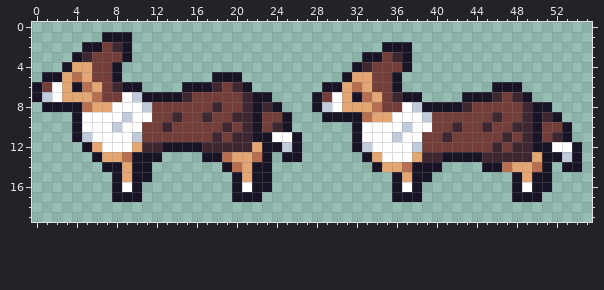
Two states of a pixel-art sprite, Assets/Sprites/Animals/Dog.png. That is the earlier state.
The file is 56x20 pixels.
After the commit:
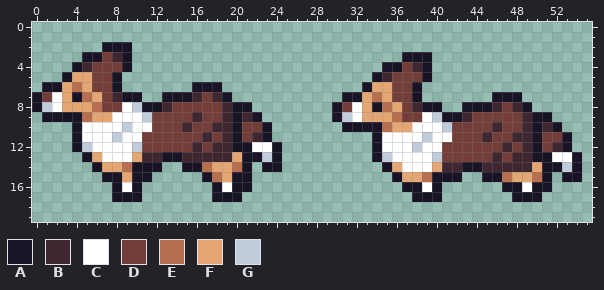
Palette (. is transparent): A #181425  B #3e2731  C #ffffff  D #733e39  E #b86f50  F #e4a672  G #c0cbdc
Changes in this commit:
Changed rows in their new state; - is an unchanged pixel.
first column x 0:
 1 -------...---------------------------------------------
 2 -----..AA--------------------------...-----------------
 3 ----.AA-B------------------------....-AA---------------
 4 ---.AB--DA----------------------...AADBA---------------
 5 -..AF-------------...----------...ABDDDA---------------
 6 .AA-EFD-A..----.--A...-------....AFFDDA-------...------
 7 -D--AEF-BAA..--AB-BA....----...A-FEFDD-----...AAA.-----
 8 AGCFFFEDD-GAAB----DBAA...---..ADC-AEFDB--..AAAB-BA..---
 9 -AAA-EFF-C-G--D-BD-BA--...---.-GCF--EDDCGAAB--D----A.--
10 --------CG-C-D-B--B-ADDA..-----A-AAEFF--CGD--DB-D--BA.-
11 -----C--G-C------BDBADB-...-----..A-C--GCC---B-DB---D--
12 ----AGC---GDDDDDBD--AACC-..-----..A----CC-----DBD--DBA.
13 -----AFCCCFBBAABBBBB-AAGA..------.AG--CCGDDDDD-D--A-CC-
14 ------AFFE--A--AAEFF-A.-A---------.A-CCCFBBAABBBBBF-AG-
15 -------A---------AEF-A..--------------FEAAA--AAEF-E--AA
16 ------------------AC-A..------------.A-CA------A-------
17 ------------------AA-..-------------..-AA--------------
